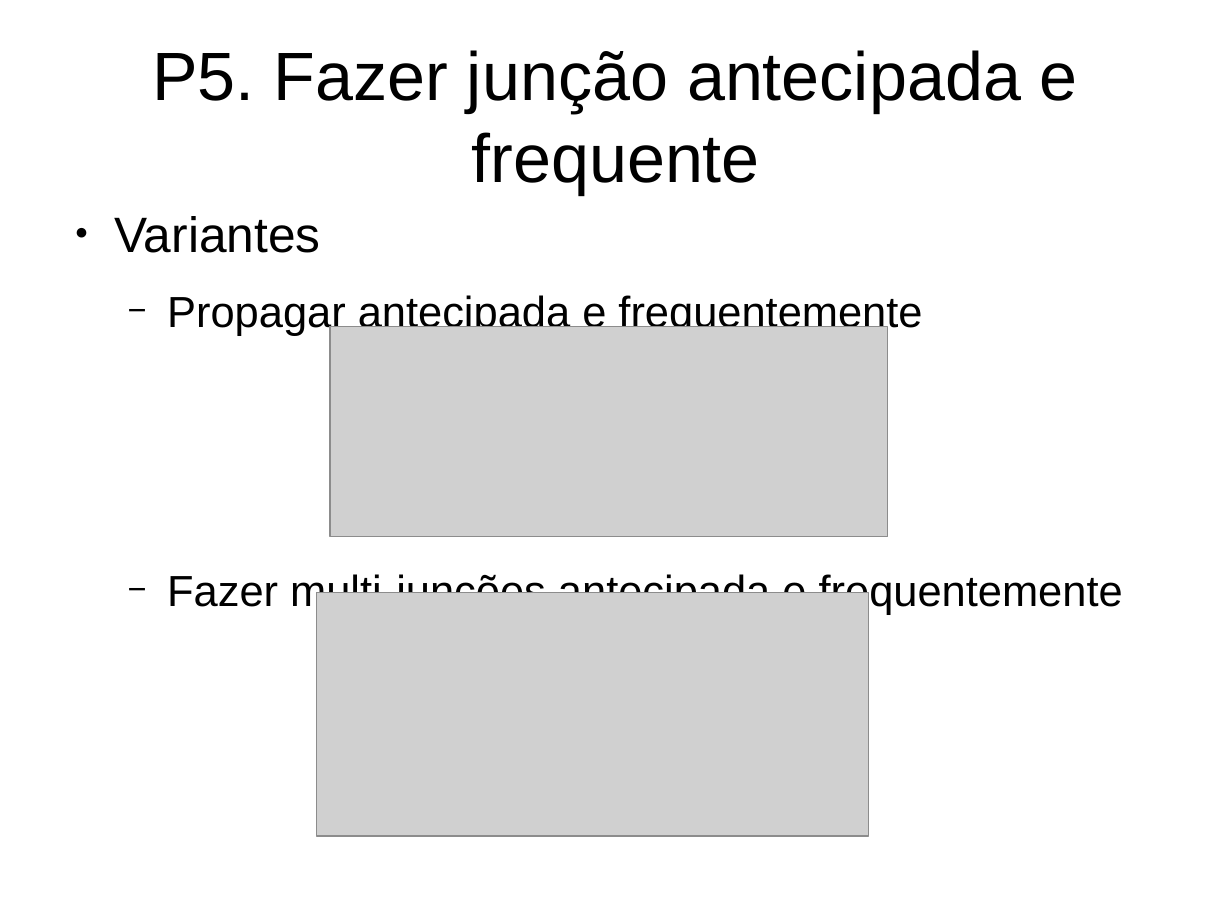
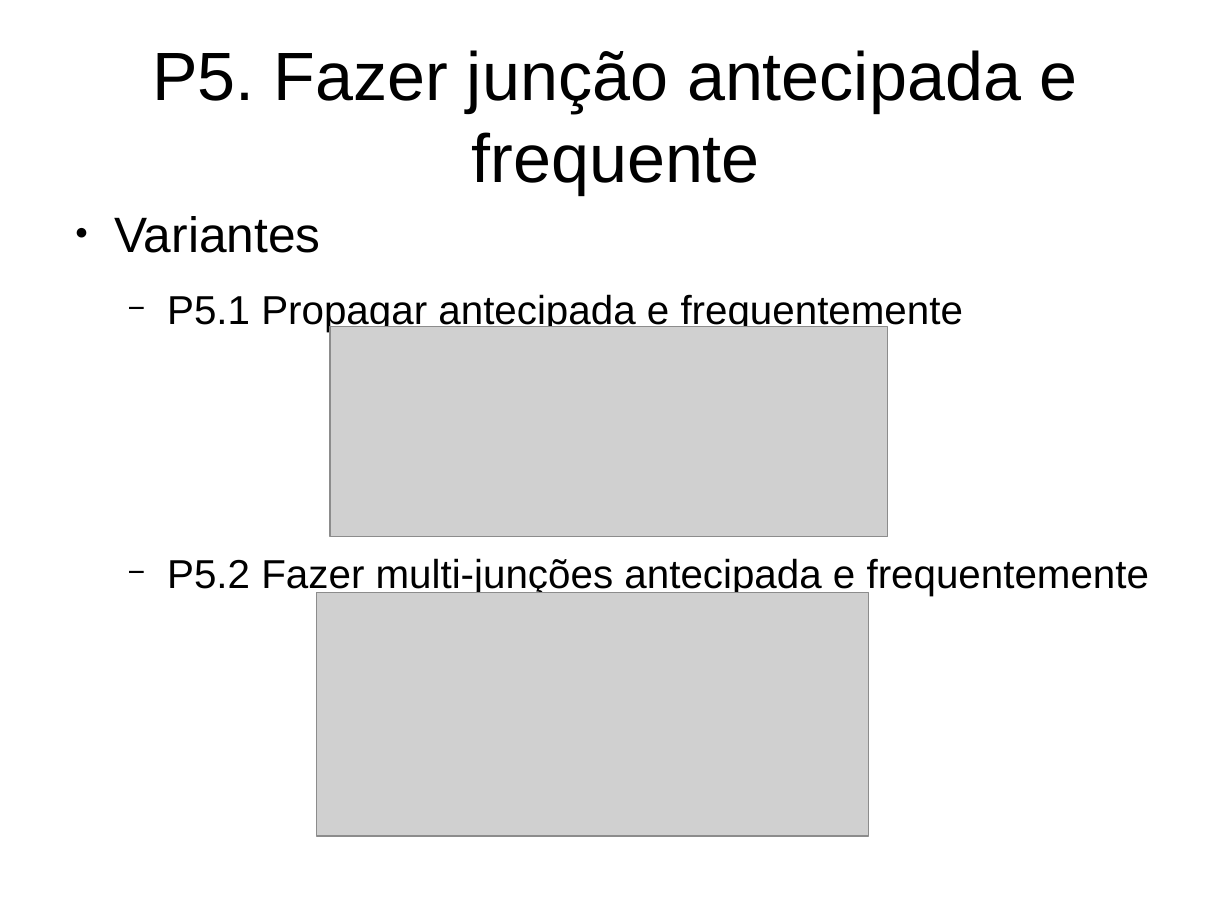
Before and after one commit to gtessa/gc20131_leitura_5, a slide deck: slide 8 of P1-P5.odp. Drawn at 1232x924 pixels with LibreOffice and Linux fonts; fonts in the diff are those of the drawing; grey boxes stand for pictures. Boxes give left, top, right and bottom in pixels: in the first picture for what was removed or moved away, otherwise in the second. Text is boxed around its words. In the diff, an @@ line names an element or a change of style, - is before the commit and + after.

```diff
--- a/P1-P5.odp
+++ b/P1-P5.odp
@@ text at <box>167,294,1149,596</box>: text changed; size 28 to 26 pt @@
-  − Propagar antecipada e frequentemente
-  − Fazer multi-junções antecipada e frequentemente
+  − P5.1 Propagar antecipada e frequentemente
+  − P5.2 Fazer multi-junções antecipada e frequentemente
```
Also in this commit, not shown: 4 other slides changed.
